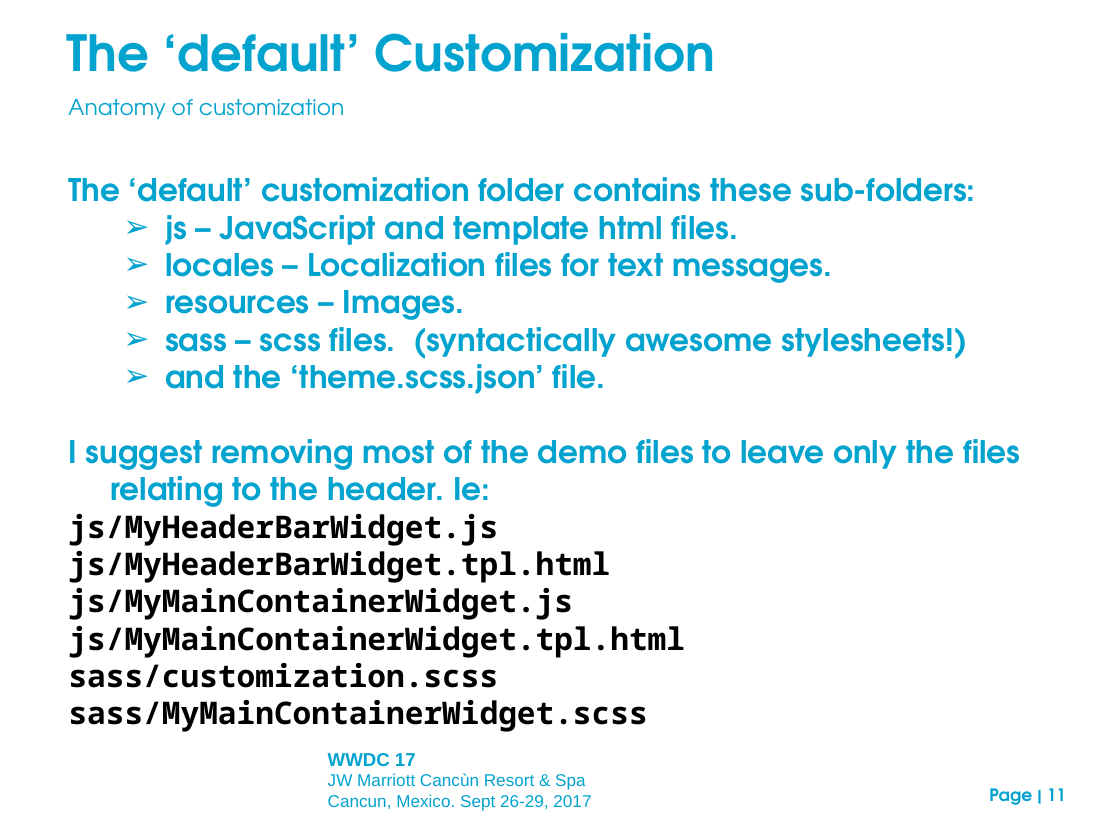
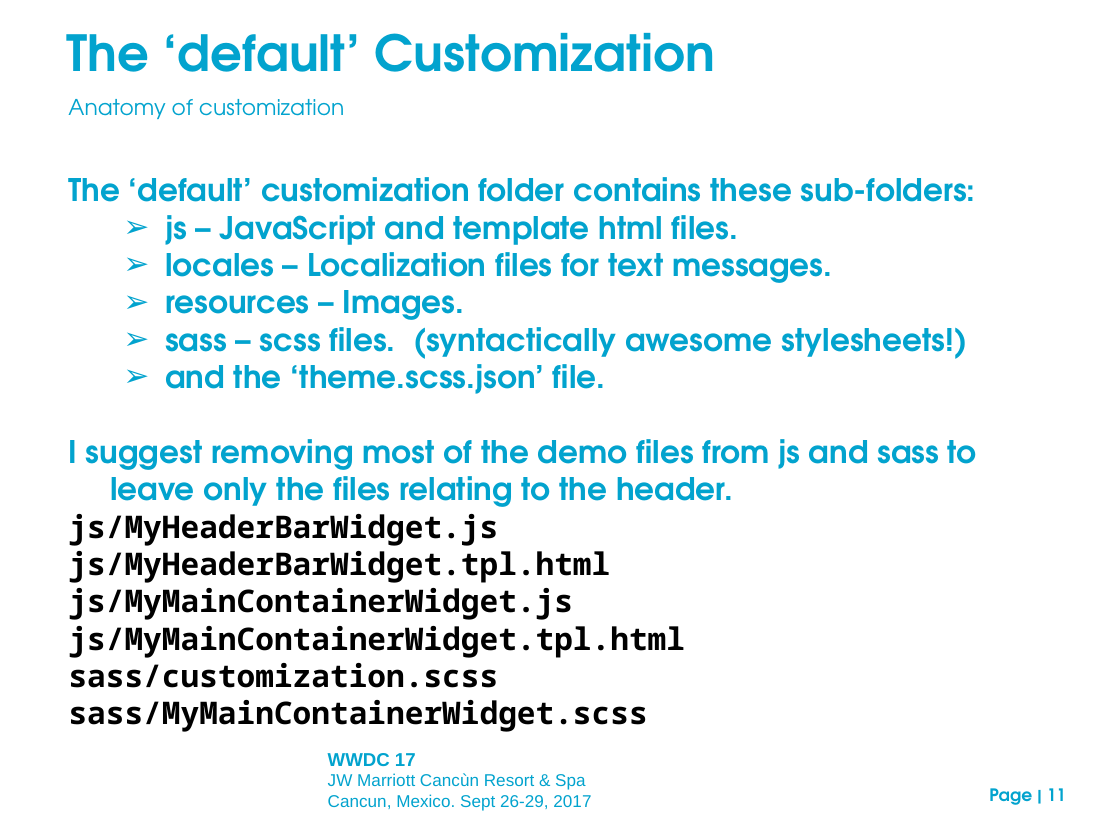
Before and after one commit to neilm-fourjs/njms_demos310, a slide deck: slide 11 of gbc/presentation/GBC_customization_draft.ppt. Drawn at 1120x840 pixels with LibreOffice and Linux fonts; fonts in the diff are those of the drawing; background and template pictures are left out. Boxes give left, top, right and bottom in pixels: in the first picture for what was removed or moved away, otherwise in the second. Text is boxed around its words. In the diff, an @@ line names an element or a change of style, - is before the commit and + after.

```diff
--- a/gbc/presentation/GBC_customization_draft.ppt
+++ b/gbc/presentation/GBC_customization_draft.ppt
@@ text at <box>69,439,977,507</box>: text changed @@
-I suggest removing most of the demo files to leave only the files relating to the header. Ie:
+I suggest removing most of the demo files from js and sass to leave only the files relating to the header.
```
Also in this commit, not shown: 4 other slides changed, 3 slides added, 2 other files.
